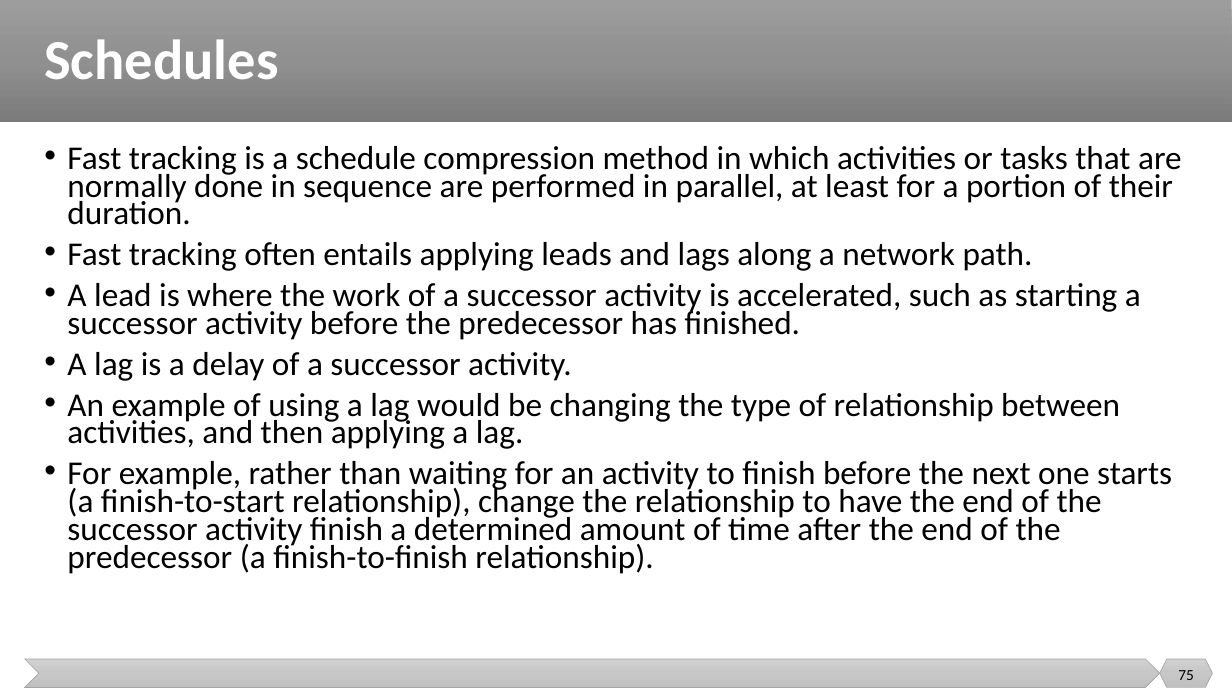
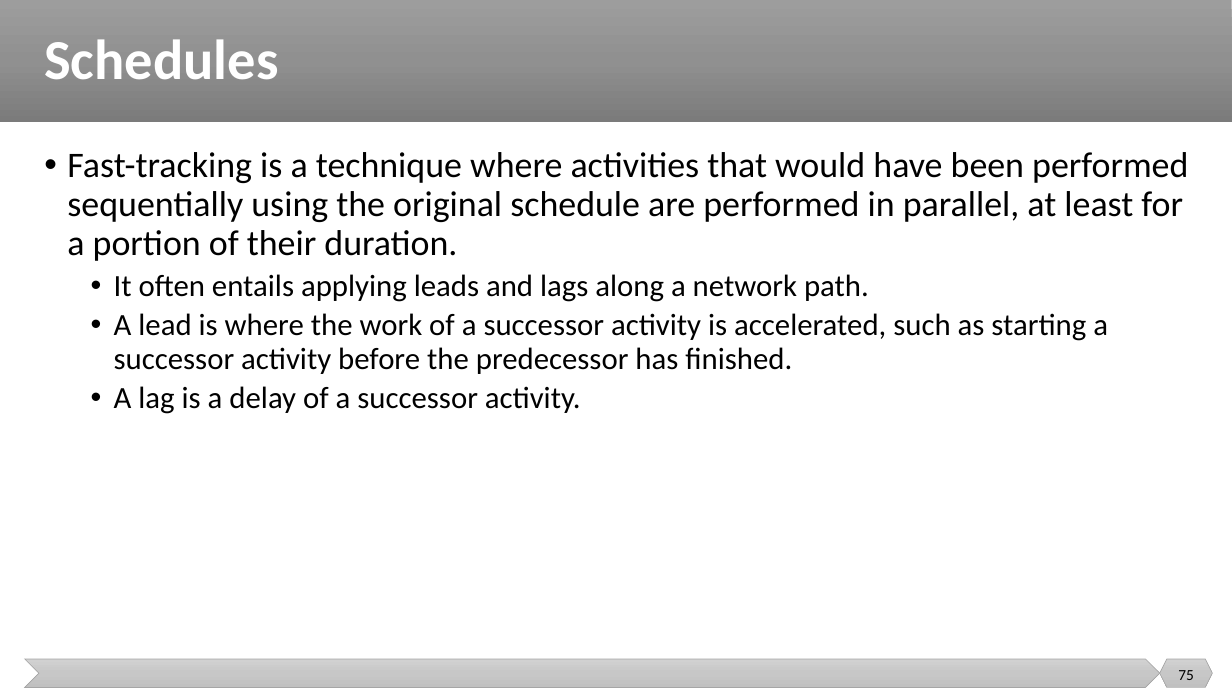
Before and after one commit to malenezi/malenezi, a slide deck: slide 75 of SE423/Lectures/1-Introduction/Project Performance Domains.pptx. Drawn at 1232x693 pixels with LibreOffice and Linux fonts; fonts in the diff are those of the drawing. Boxes give left, top, right and bottom in pixels: in the first picture for what was removed or moved away, otherwise in the second. Text is boxed around its words. In the diff, an @@ line names an element or a change of style, - is before the commit and + after.

```diff
--- a/SE423/Lectures/1-Introduction/Project Performance Domains.pptx
+++ b/SE423/Lectures/1-Introduction/Project Performance Domains.pptx
@@ text at (67,152,1188,302): text changed; size 25.9 to 28 pt @@
-• Fast tracking is a schedule compression method in which activities or tasks that are normally done in sequence are performed in parallel, at least for a portion of their duration.
-• Fast tracking often entails applying leads and lags along a network path.
+• Fast-tracking is a technique where activities that would have been performed sequentially using the original schedule are performed in parallel, at least for a portion of their duration.
+  • It often entails applying leads and lags along a network path.
@@ text at (114,313,1108,414): size 25.9 to 24 pt in "A lead is where the work of ...", "A lag is a delay of a ..."; list level 1 to 2 in "A lead is where the ..."; line spacing 0.7 to 0.9; list level 1 to 2 in "A lag is a delay ..." @@
@@ text at (67,393,1172,574): paragraphs removed @@
-• An example of using a lag would be changing the type of relationship between activities, and then applying a lag.
-• For example, rather than waiting for an activity to finish before the next one starts (a finish-to-start relationship), change the relationship to have the end of the successor activity finish a determined amount of time after the end of the predecessor (a finish-to-finish relationship).
```
Also in this commit, not shown: 9 other slides changed, 1 slide removed.
